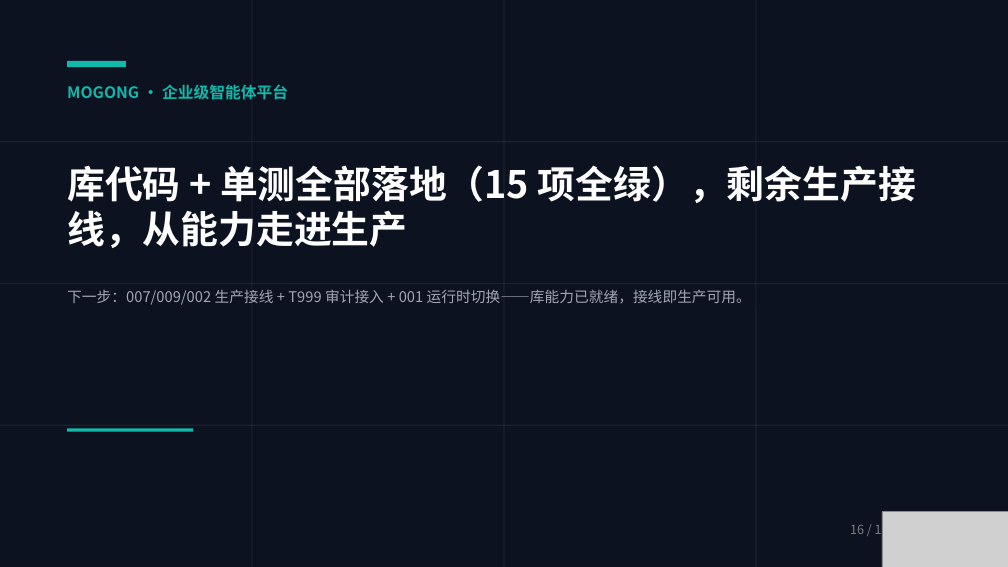
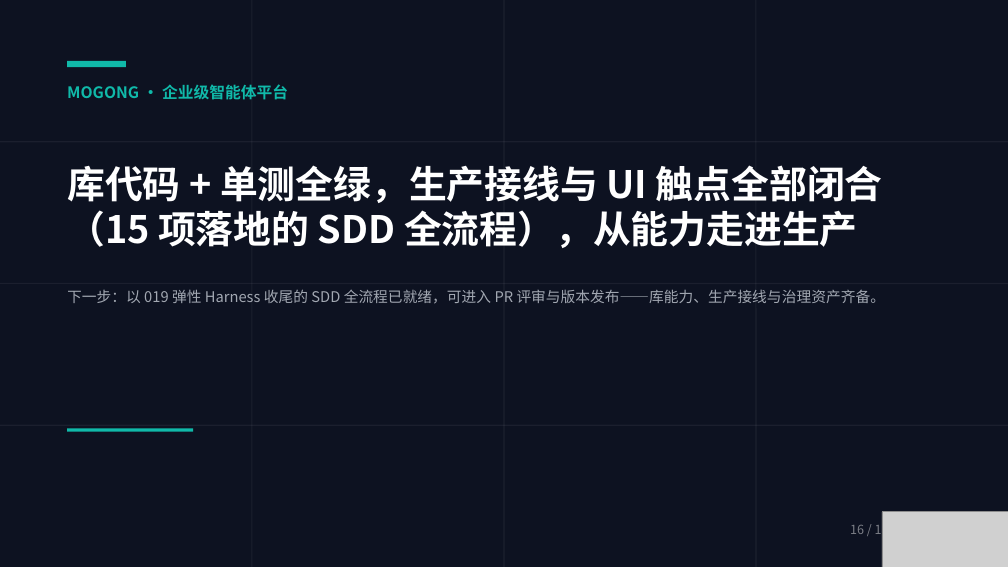
Before and after one commit to cooper2006/mogo, a slide deck: slide 16 of docs/intro-v4.pptx. Drawn at 1008x567 pixels with LibreOffice and Linux fonts; fonts in the diff are those of the drawing; grey boxes stand for pictures. Boxes give left, top, right and bottom in pixels: in the first picture for what was removed or moved away, otherwise in the second. Text is boxed around its words. In the diff, an @@ line names an element or a change of style, - is before the commit and + after.

Commit message:
docs: 同步 SDD 进度（intro-v4.pptx 修订）+ README/部署文档 clone 地址更名
- intro-v4.pptx：按 SDD 全流程落地进度修订 6 页 14 处文本，反映
  007/009/002/T999/001 生产接线闭合（pending-review 5 条全部 resolved）
- README.md / README.zh-CN.md / docker-deployment / windows-installation(中英文)：
  git clone 地址 himovo/movo -> cooper2006/mogo（旧名改名重定向）
- WORK_LOG.md：本轮两批修订记录

```diff
--- a/docs/intro-v4.pptx
+++ b/docs/intro-v4.pptx
@@ text at <box>67,165,883,248</box>: text changed @@
-库代码 + 单测全部落地（15 项全绿），剩余生产接线，从能力走进生产
+库代码 + 单测全绿，生产接线与 UI 触点全部闭合（15 项落地的 SDD 全流程），从能力走进生产
@@ text at <box>67,289,886,304</box>: text changed @@
-下一步：007/009/002 生产接线 + T999 审计接入 + 001 运行时切换——库能力已就绪，接线即生产可用。
+下一步：以 019 弹性 Harness 收尾的 SDD 全流程已就绪，可进入 PR 评审与版本发布——库能力、生产接线与治理资产齐备。
```
Also in this commit, not shown: 4 other slides changed, 6 other files.
